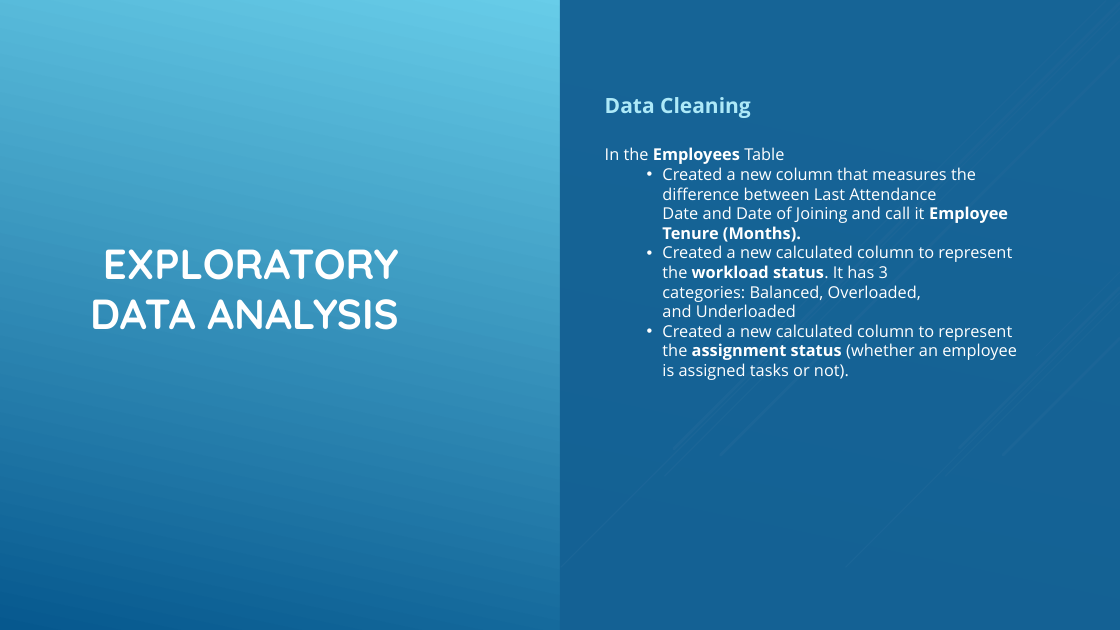
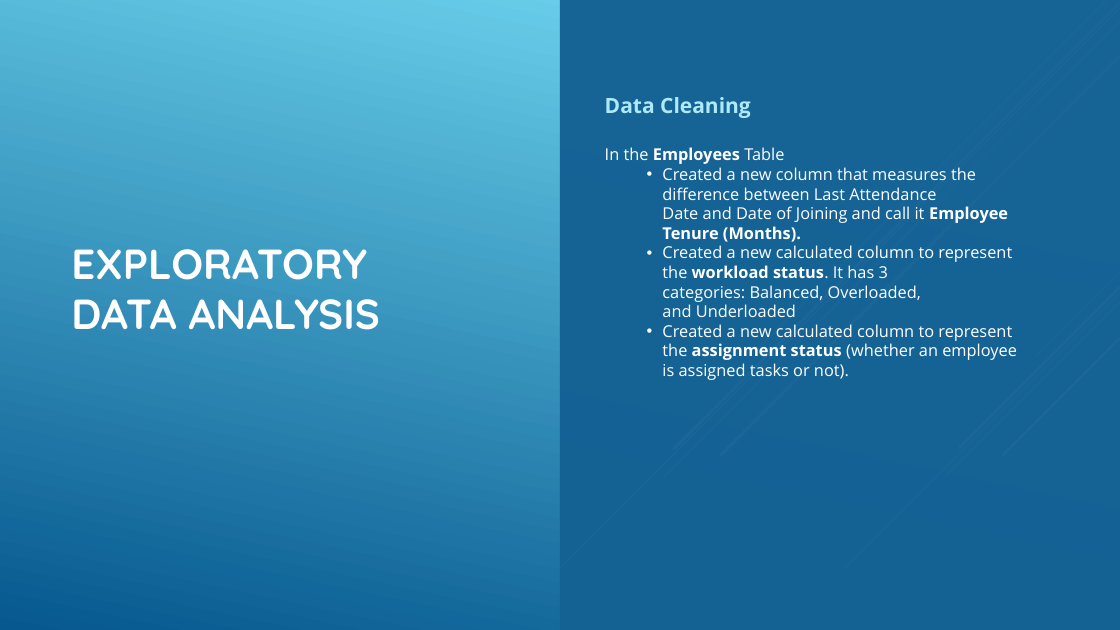
Before and after one commit to MohammadGhanaym/Data-Analysis-Projects, a slide deck: slide 7 of Addressing HR Workforce Challenges/Addressing HR Workforce Challenges.pptx. Drawn at 1120x630 pixels with LibreOffice and Linux fonts; fonts in the diff are those of the drawing. Boxes give left, top, right and bottom in pixels: in the first picture for what was removed or moved away, otherwise in the second. Text is boxed around its words. In the diff, an @@ line names an element or a change of style, - is before the commit and + after.

```diff
--- a/Addressing HR Workforce Challenges/Addressing HR Workforce Challenges.pptx
+++ b/Addressing HR Workforce Challenges/Addressing HR Workforce Challenges.pptx
@@ text "EXPLORATORY DATA ANALYSIS" at <box>71,249,380,330</box>: alignment right to left @@
```
Also in this commit, not shown: 6 other slides changed, 1 slide added, 10 other files.
